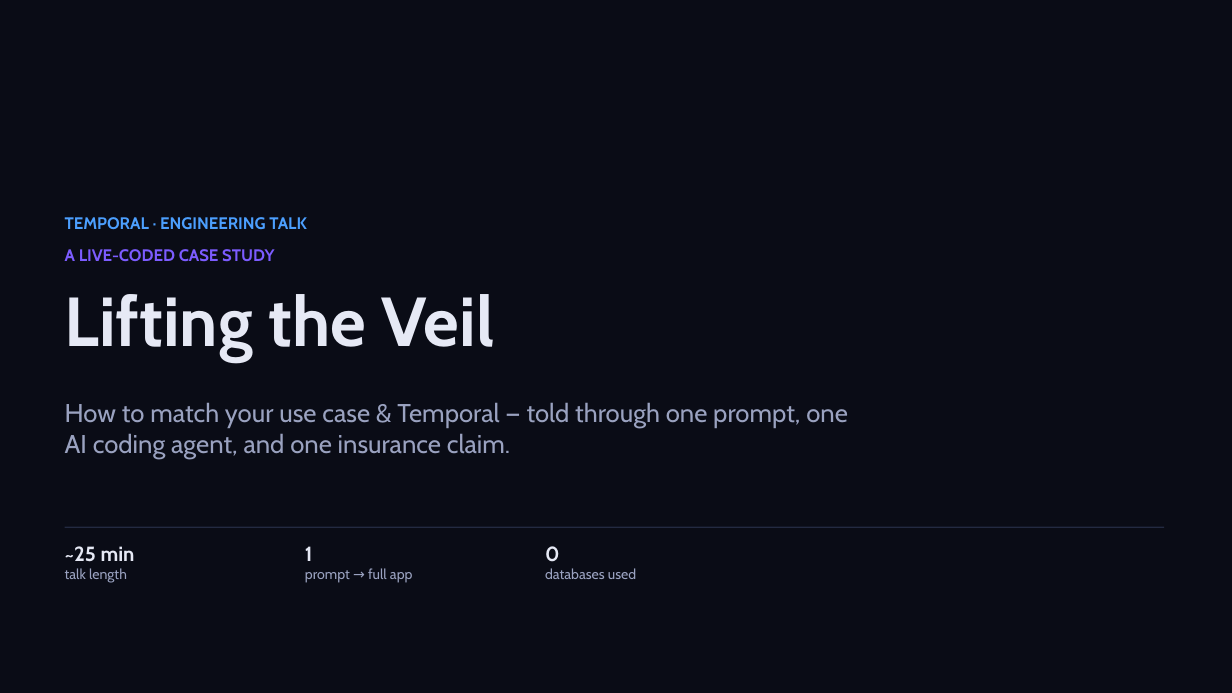
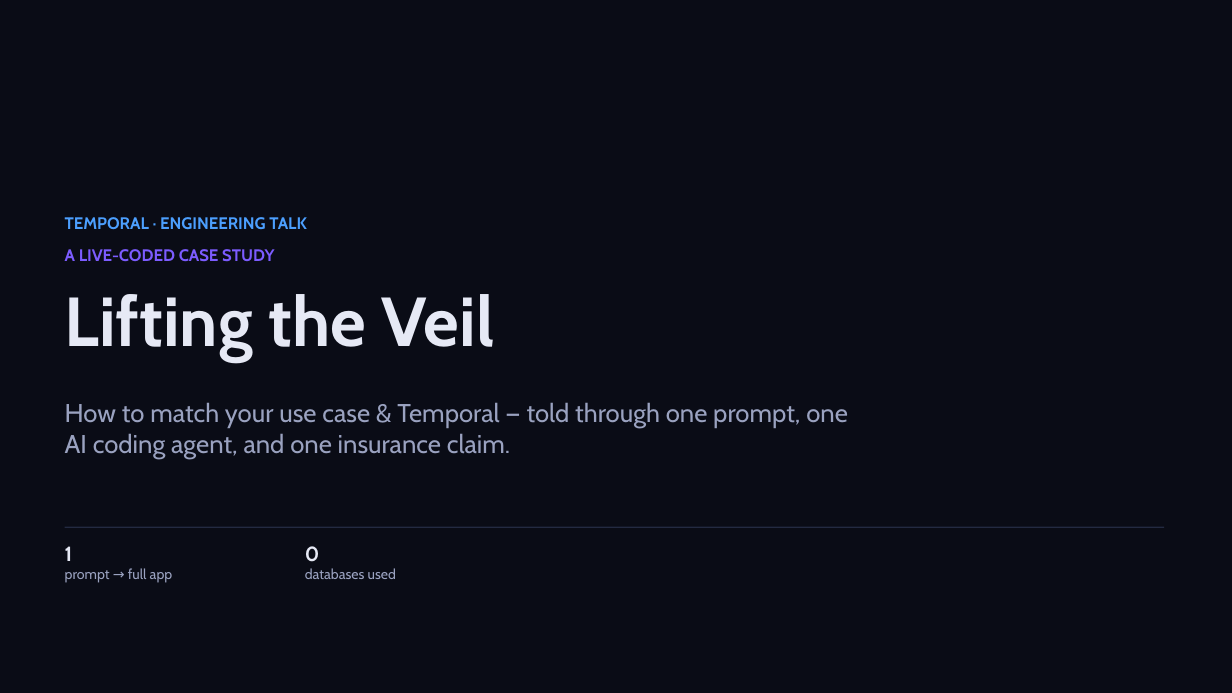
Before and after one commit to simy307/temporal-claims-demo, a slide deck: slide 1 of presentation/Lifting-the-Veil-Temporal-Talk.pptx. Drawn at 1232x693 pixels with LibreOffice and Linux fonts; fonts in the diff are those of the drawing. Boxes give left, top, right and bottom in pixels: in the first picture for what was removed or moved away, otherwise in the second. Text is boxed around its words. In the diff, an @@ line names an element or a change of style, - is before the commit and + after.

```diff
--- a/presentation/Lifting-the-Veil-Temporal-Talk.pptx
+++ b/presentation/Lifting-the-Veil-Temporal-Talk.pptx
@@ text at [65, 546, 173, 583]: text changed @@
-~25 min
-talk length
+1
+prompt → full app
@@ text at [305, 546, 396, 579]: text changed @@
-1
-prompt → full app
+0
+databases used
@@ text removed at [545, 546, 636, 579] @@
-0
-databases used
```
Also in this commit, not shown: 7 other slides changed, 1 slide added, 5 other files.
